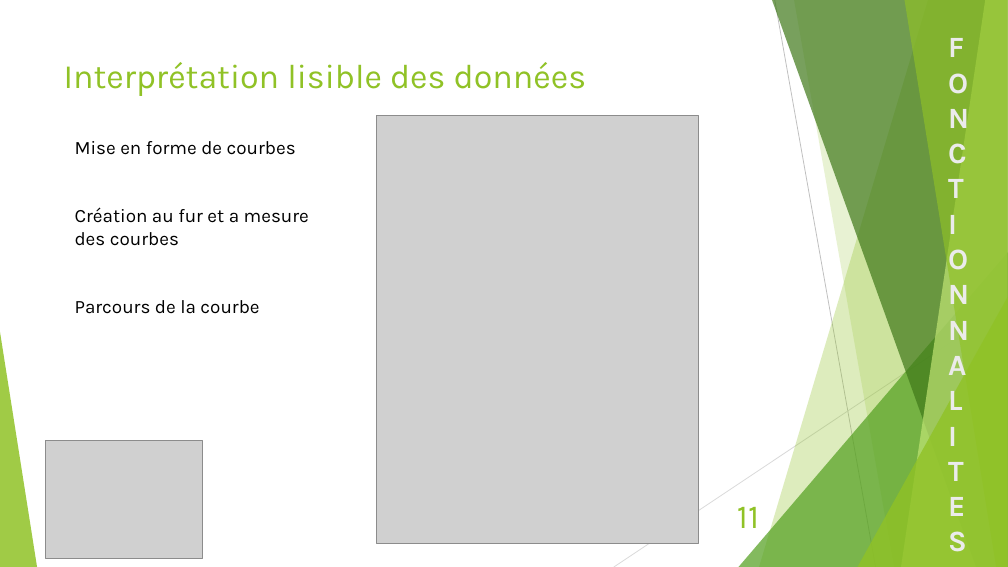
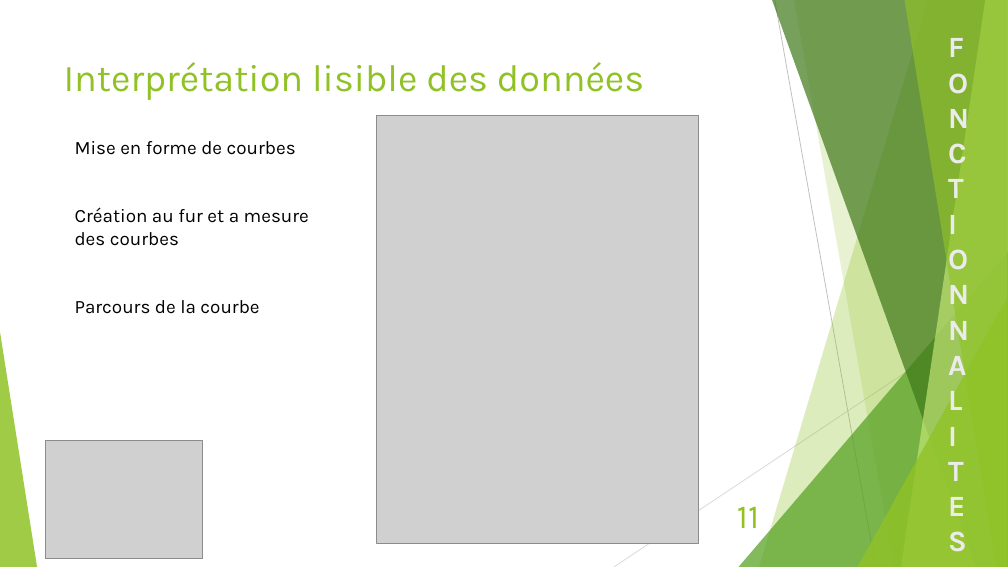
Before and after one commit to DOMEYD/Brainwave, a slide deck: slide 11 of RapportProjet/Projet Brainwaves.pptx. Drawn at 1008x567 pixels with LibreOffice and Linux fonts; fonts in the diff are those of the drawing; grey boxes stand for pictures. Boxes give left, top, right and bottom in pixels: in the first picture for what was removed or moved away, otherwise in the second. Text is boxed around its words. In the diff, an @@ line names an element or a change of style, - is before the commit and + after.

```diff
--- a/RapportProjet/Projet Brainwaves.pptx
+++ b/RapportProjet/Projet Brainwaves.pptx
@@ title "Interprétation lisible des données" at <box>64,62,644,100</box>: size 32.4 to 36 pt @@
```
Also in this commit, not shown: 13 other slides changed.
